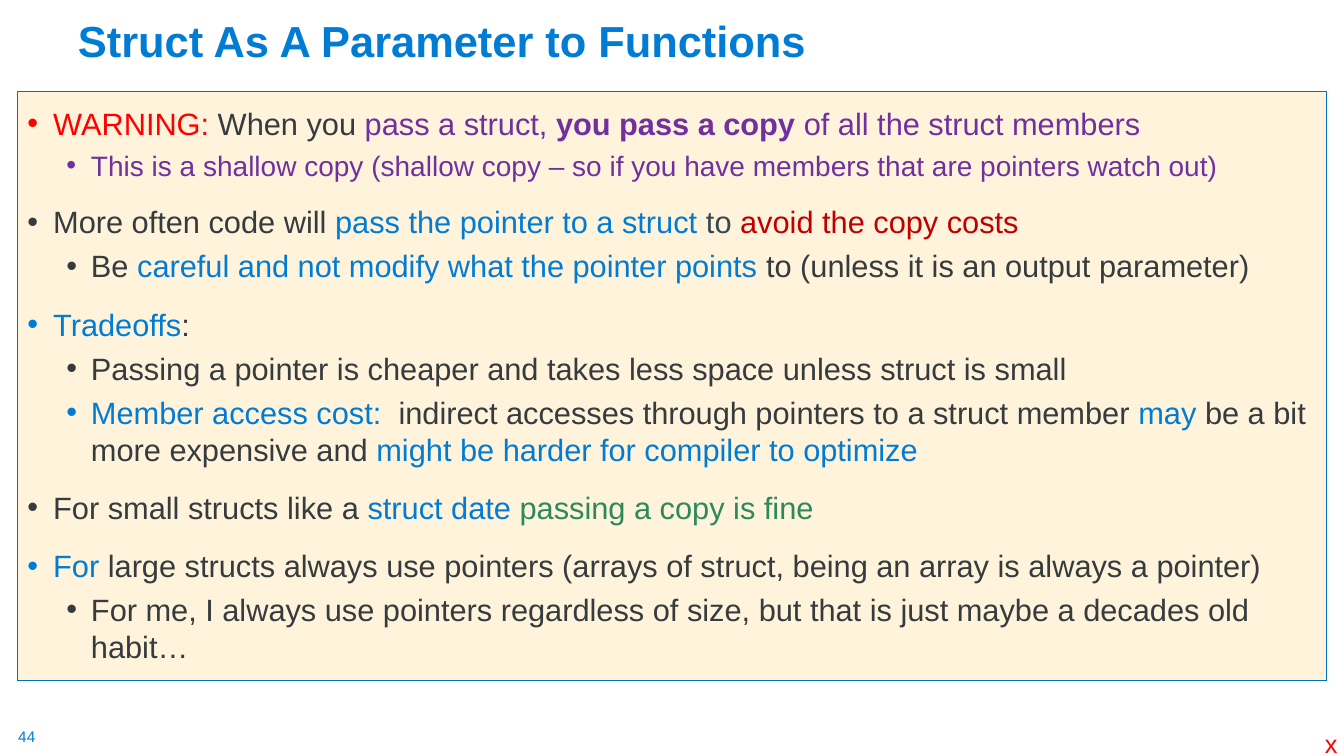
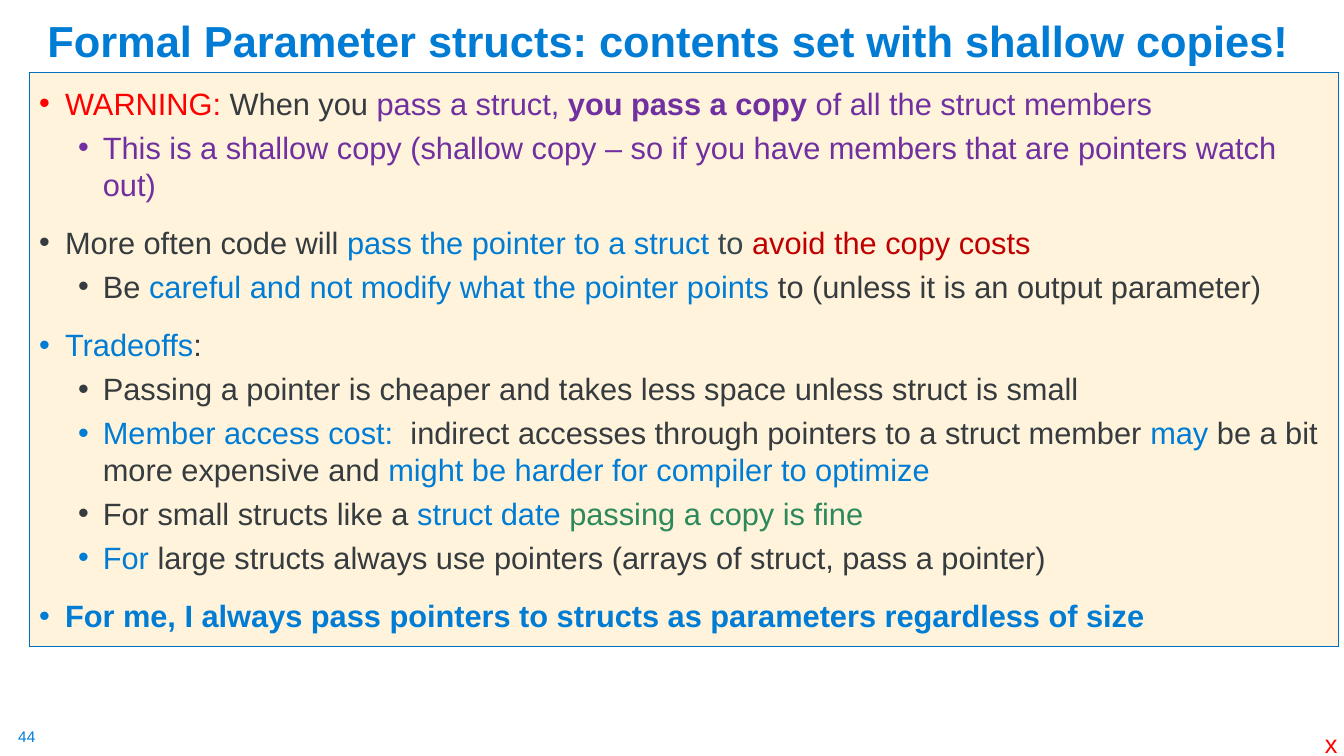
Before and after one commit to cse30-sp24/Muller-Slides, a slide deck: slide 44 of Lecture-8.pptx. Drawn at 1344x756 pixels with LibreOffice and Linux fonts; fonts in the diff are those of the drawing. Boxes give left, top, right and bottom in pixels: in the first picture for what was removed or moved away, otherwise in the second. Text is boxed around its words. In the diff, an @@ line names an element or a change of style, - is before the commit and + after.

```diff
--- a/Lecture-8.pptx
+++ b/Lecture-8.pptx
@@ title at (47,25,1288,65): text changed @@
-Struct As A Parameter to Functions
+Formal Parameter structs: contents set with shallow copies!
@@ text "WARNING: When you pass a ...": place and size @@
-text "WARNING: When you pass a ..." at (17,92,1327,681)
+text "WARNING: When you pass a ..." at (29,73,1339,647)
@@ text at (103,136,1276,531): size 20 to 22 pt in "This is a shallow copy (shallow copy ..."; list level 1 to 2 in "For small structs like a ..."; line spacing 1.2 to 1 @@
@@ text at (65,546,1144,633): text changed; text colour #363B3E to #007CD5; bold on @@
-• For large structs always use pointers (arrays of struct, being an array is always a pointer)
-  • For me, I always use pointers regardless of size, but that is just maybe a decades old habit…
+  • For large structs always use pointers (arrays of struct, pass a pointer)
+• For me, I always pass pointers to structs as parameters regardless of size
```
Also in this commit, not shown: 17 other slides changed, 1 other file.
